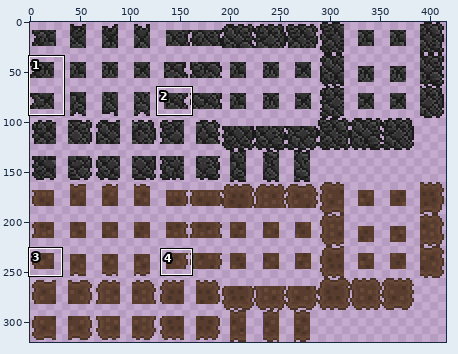
File history of a sprite sheet, assets/sprites/walls/Walls.png. Above, an overview of the earlier version with the close-up marked.
Close-up. Before the edit:
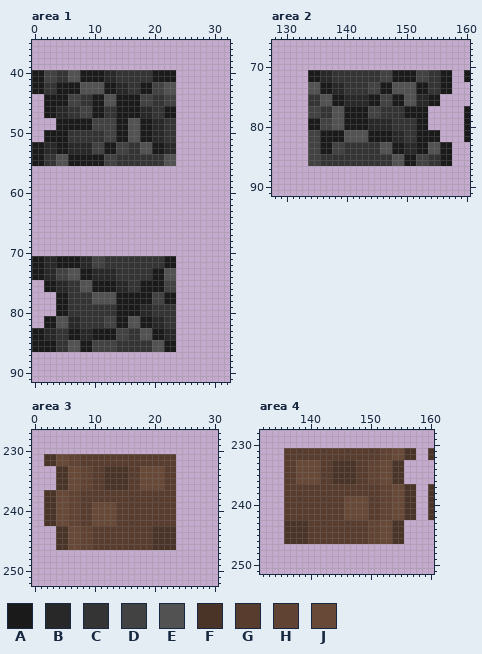
The file is 416x320 pixels. Colours within 5 levels of each other are drawn and written as one. Shown: area 1: x 0..32, y 35..91; area 2: x 128..160, y 66..91; area 3: x 0..30, y 227..252; area 4: x 132..160, y 228..251.
Palette (. is transparent): A #1a1a1a  B #282828  C #343434  D #424242  E #525252  F #4a3428  G #583d2e  H #614333  J #684938
Pixels before, area 1, first column x 0:
40 AADDCCEEAAAABBCCCCCCAAAA
41 AADDCCEEAAAABBCCCCCCAAAA
42 AACCAAAAEEEEAABBCCAADDEE
43 AACCAAAAEEEEAABBCCAADDEE
44 ..AAAADDCCAAEEAAAADDCCDD
45 ..AAAADDCCAAEEAAAADDCCDD
46 ..AABBCCDDAACCAAAABBCCAA
47 ..AABBCCDDAACCAAAABBCCAA
48 ....AAAAAADDDDAAEEAABBCC
49 ....AAAAAADDDDAAEEAABBCC
50 ..AAAACCCCCCDDAAEEAABBCC
51 ..AAAACCCCCCDDAAEEAABBCC
52 AABBAABBBBDDAADDCCEEAABB
53 AABBAABBBBDDAADDCCEEAABB
54 AACCEEAAAAAADDCCCCCCCCEE
55 AACCEEAAAAAADDCCCCCCCCEE
56 ........................
57 ........................
58 ........................
59 ........................
60 ........................
61 ........................
62 ........................
63 ........................
64 ........................
65 ........................
66 ........................
67 ........................
68 ........................
69 ........................
70 ........................
71 AABBAAAABBDDCCCCCCCCCCAA
72 AABBAAAABBDDCCCCCCCCCCAA
73 AABBDDEEAABBBBCCCCCCAAEE
74 AABBDDEEAABBBBCCCCCCAAEE
75 ..AABBCCEEAAAABBCCAAAADD
76 ..AABBCCEEAAAABBCCAAAADD
77 ....AACCCCEEEEAAAAAADDAA
78 ....AACCCCEEEEAAAAAADDAA
79 ....AACCCCCCCCAAAABBCCCC
80 ....AACCCCCCCCAAAABBCCCC
81 ..AAEEBBCCCCDDAAEEAABBCC
82 ..AAEEBBCCCCDDAAEEAABBCC
83 AABBCCAABBAAAADDCCEEAABB
84 AABBCCAABBAAAADDCCEEAABB
85 AAAACCEEAADDDDCCCCCCEEAA
86 AAAACCEEAADDDDCCCCCCEEAA
Pixels before, area 2, first column x 134:
71 AABBCCCCCCCCDDAAAADDCCAA..A
72 AABBCCCCCCCCDDAAAADDCCAA..A
73 EEAABBCCCCDDAAEEEEAACCAA...
74 EEAABBCCCCDDAAEEEEAACCAA...
75 CCEEAABBBBAADDAAEEBBAA.....
76 CCEEAABBBBAADDAAEEBBAA.....
77 DDCCEEAAAADDCCCCAAAA......A
78 DDCCEEAAAADDCCCCAAAA......A
79 AADDEEAAAABBBBCCCCAA......A
80 AADDEEAAAABBBBCCCCAA......A
81 DDAAAAEEEEAAAABBCCAAAA....A
82 DDAAAAEEEEAAAABBCCAAAA....A
83 DDAADDCCCCCCEEAABBAAEEAA...
84 DDAADDCCCCCCEEAABBAAEEAA...
85 DDCCCCCCCCCCCCEEAADDCCAA...
86 DDCCCCCCCCCCCCEEAADDCCAA...
Pixels before, area 3, first column x 2:
231 FFJJHHGGGGGGGGGGGGGGGG
232 FFJJHHGGGGGGGGGGGGGGGG
233 ..FFJJHHGGFFFFGGJJJJGG
234 ..FFJJHHGGFFFFGGJJJJGG
235 ..FFJJHHGGFFFFGGJJJJGG
236 ..FFJJHHGGFFFFGGJJJJGG
237 FFJJHHGGGGGGGGGGGGGGGG
238 FFJJHHGGGGGGGGGGGGGGGG
239 FFJJHHGGJJJJGGGGGGGGGG
240 FFJJHHGGJJJJGGGGGGGGGG
241 FFJJHHGGJJJJGGGGGGGGGG
242 FFJJHHGGJJJJGGGGGGGGGG
243 ..FFJJHHGGGGGGGGGGFFFF
244 ..FFJJHHGGGGGGGGGGFFFF
245 ..FFJJHHGGGGGGGGGGFFFF
246 ..FFJJHHGGGGGGGGGGFFFF
Pixels before, area 4, first column x 136:
231 GGGGGGGGGGGGGGGGHHJJFF..F
232 GGGGGGGGGGGGGGGGHHJJFF..F
233 GGJJJJGGFFFFGGHHJJFF.....
234 GGJJJJGGFFFFGGHHJJFF.....
235 GGJJJJGGFFFFGGHHJJFF.....
236 GGJJJJGGFFFFGGHHJJFF.....
237 GGGGGGGGGGGGGGGGHHJJFF..F
238 GGGGGGGGGGGGGGGGHHJJFF..F
239 GGGGGGGGGGJJJJGGHHJJFF..F
240 GGGGGGGGGGJJJJGGHHJJFF..F
241 GGGGGGGGGGJJJJGGHHJJFF..F
242 GGGGGGGGGGJJJJGGHHJJFF..F
243 FFFFGGGGGGGGGGHHJJFF.....
244 FFFFGGGGGGGGGGHHJJFF.....
245 FFFFGGGGGGGGGGHHJJFF.....
246 FFFFGGGGGGGGGGHHJJFF.....
New version:
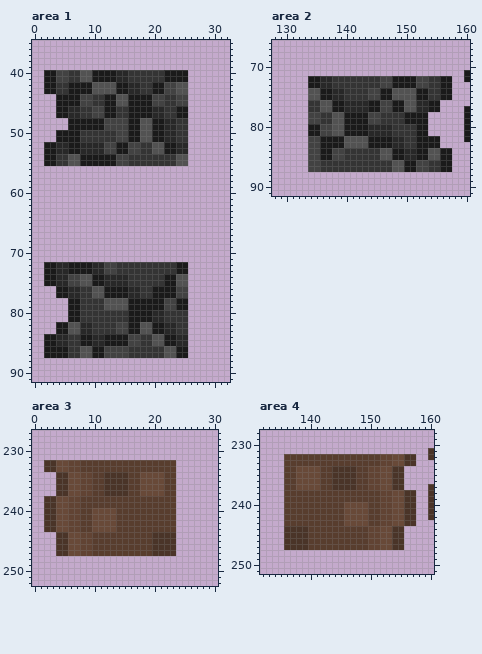
From old to new:
Area 1:
y 40..41: x 0..9 AADDCCEEAA -> ..AADDCCEE; x 12..15 BBCC -> AABB; x 20..21 AA -> CC; x 24..25 .. -> AA
y 42..43: x 0..5 AACCAA -> ..AACC; x 8..9 EE -> AA; x 12..25 AABBCCAADDEE.. -> EEAABBCCAADDEE
y 44..45: x 2..3 AA -> ..; x 6..15 DDCCAAEEAA -> AADDCCAAEE; x 18..25 DDCCDD.. -> AADDCCDD
y 46..47: x 2..15 AABBCCDDAACCAA -> ..AABBCCDDAACC; x 18..25 BBCCAA.. -> AABBCCAA
y 48..49: x 4..5 AA -> ..; x 10..11 DD -> AA; x 14..25 AAEEAABBCC.. -> DDAAEEAABBCC
y 50..51: x 2..3 AA -> ..; x 6..7 CC -> AA; x 12..25 DDAAEEAABBCC.. -> CCDDAAEEAABBCC
y 52..53: x 0..7 AABBAABB -> ..AABBAA; x 10..25 DDAADDCCEEAABB.. -> BBDDAADDCCEEAABB
y 54..55: x 0..7 AACCEEAA -> ..AACCEE; x 12..15 DDCC -> AADD; x 22..25 EE.. -> CCEE
y 71: x 0..23 AABBAAAABBDDCCCCCCCCCCAA -> ........................
y 72: x 0..5 AABBAA -> ..AABB; x 8..13 BBDDCC -> AABBDD; x 22..25 AA.. -> CCAA
y 73: x 0..7 AABBDDEE -> ..AABBAA; x 12..13 BB -> DD; x 20..25 AAEE.. -> CCCCAA
y 74: x 0..11 AABBDDEEAABB -> ..AABBDDEEAA; x 14..15 CC -> BB; x 20..25 AAEE.. -> CCAAEE
y 75: x 6..7 CC -> DD; x 12..13 AA -> BB; x 18..25 AAAADD.. -> CCCCAAEE
y 76: x 2..11 AABBCCEEAA -> ..AABBCCEE; x 14..19 BBCCAA -> AABBCC; x 22..25 DD.. -> AADD
y 77: x 6..7 CC -> BB; x 12..13 EE -> AA; x 16..21 AAAADD -> BBCCAA; x 24..25 .. -> DD
y 78: x 4..7 AACC -> ..AA; x 10..11 EE -> CC; x 14..15 AA -> EE; x 20..25 DDAA.. -> AADDAA
y 79: x 4..7 AACC -> ..AA; x 12..15 CCAA -> EEEE; x 18..25 BBCCCC.. -> AAAADDAA
y 80: x 4..7 AACC -> ..AA; x 14..15 AA -> CC; x 18..21 BBCC -> AABB; x 24..25 .. -> CC
y 81: x 2..7 AAEEBB -> ....AA; x 12..17 DDAAEE -> CCCCAA; x 24..25 .. -> CC
y 82: x 2..9 AAEEBBCC -> ..AAEEBB; x 12..25 DDAAEEAABBCC.. -> CCDDAAEEAABBCC
y 83: x 0..7 AABBCCAA -> ....AAEE; x 10..13 AAAA -> CCCC; x 16..17 CC -> AA; x 24..25 .. -> CC
y 84: x 0..11 AABBCCAABBAA -> ..AABBCCAABB; x 14..25 DDCCEEAABB.. -> AADDCCEEAABB
y 85: x 0..1 AA -> ..; x 4..7 CCEE -> BBCC; x 10..17 DDDDCCCC -> BBAAAADD; x 24..25 .. -> BB
y 86: x 0..1 AA -> ..; x 4..11 CCEEAADD -> AACCEEAA; x 14..15 CC -> DD; x 20..25 EEAA.. -> CCEEAA
y 87: x 2..25 ........................ -> AAAACCEEAADDDDCCCCCCEEAA
Area 2:
y 71: x 134..157 AABBCCCCCCCCDDAAAADDCCAA -> ........................
y 73: x 134..139 EEAABB -> AABBCC; x 144..153 DDAAEEEEAA -> CCDDAAAADD
y 75: x 134..149 CCEEAABBBBAADDAA -> EEAABBCCCCDDAAEE; x 152..157 BBAA.. -> AACCAA
y 77: x 134..155 DDCCEEAAAADDCCCCAAAA.. -> CCEEAABBBBAADDAAEEBBAA
y 79: x 134..137 AADD -> DDCC; x 144..147 BBBB -> DDCC; x 150..151 CC -> AA
y 81: x 134..149 DDAAAAEEEEAAAABB -> AADDEEAAAABBBBCC; x 154..155 AA -> ..
y 83: x 138..151 DDCCCCCCEEAABB -> AAEEEEAAAABBCC; x 154..157 EEAA -> AA..
y 85: x 136..139 CCCC -> AADD; x 146..155 CCEEAADDCC -> EEAABBAAEE
y 87: x 134..157 ........................ -> DDCCCCCCCCCCCCEEAADDCCAA
Area 3:
y 231: x 2..23 FFJJHHGGGGGGGGGGGGGGGG -> ......................
y 233: x 2..9 ..FFJJHH -> FFJJHHGG; x 12..15 FFFF -> GGGG; x 18..21 JJJJ -> GGGG
y 237: x 2..9 FFJJHHGG -> ..FFJJHH; x 12..15 GGGG -> FFFF; x 18..21 GGGG -> JJJJ
y 239: x 10..13 JJJJ -> GGGG
y 243: x 2..13 ..FFJJHHGGGG -> FFJJHHGGJJJJ; x 20..23 FFFF -> GGGG
y 247: x 4..23 .................... -> FFJJHHGGGGGGGGGGFFFF
Area 4:
y 231: x 136..157 GGGGGGGGGGGGGGGGHHJJFF -> ......................
y 233: x 138..141 JJJJ -> GGGG; x 144..147 FFFF -> GGGG; x 150..157 HHJJFF.. -> GGHHJJFF
y 237: x 138..141 GGGG -> JJJJ; x 144..147 GGGG -> FFFF; x 150..157 GGHHJJFF -> HHJJFF..
y 239: x 146..149 JJJJ -> GGGG
y 243: x 136..139 FFFF -> GGGG; x 146..157 GGGGHHJJFF.. -> JJJJGGHHJJFF
y 247: x 136..155 .................... -> FFFFGGGGGGGGGGHHJJFF
Boxes around the changes in both close-ups, in picture pixels (x1, y1, x2, y2):
changed: (32, 70, 188, 166)
changed: (32, 256, 188, 358)
changed: (308, 70, 452, 172)
changed: (44, 454, 176, 556)
changed: (284, 448, 416, 466)
changed: (296, 484, 416, 502)
changed: (284, 520, 416, 550)
